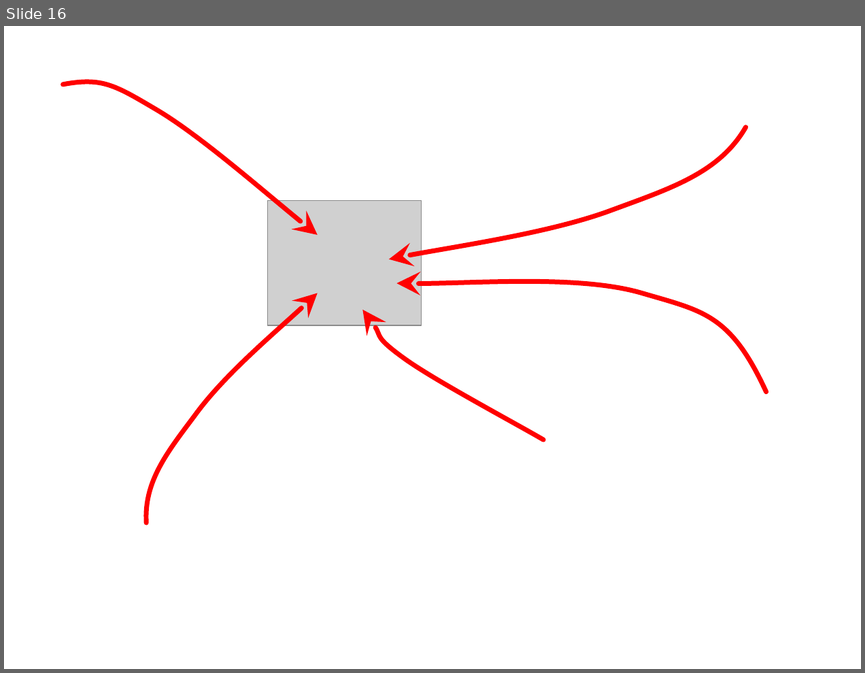
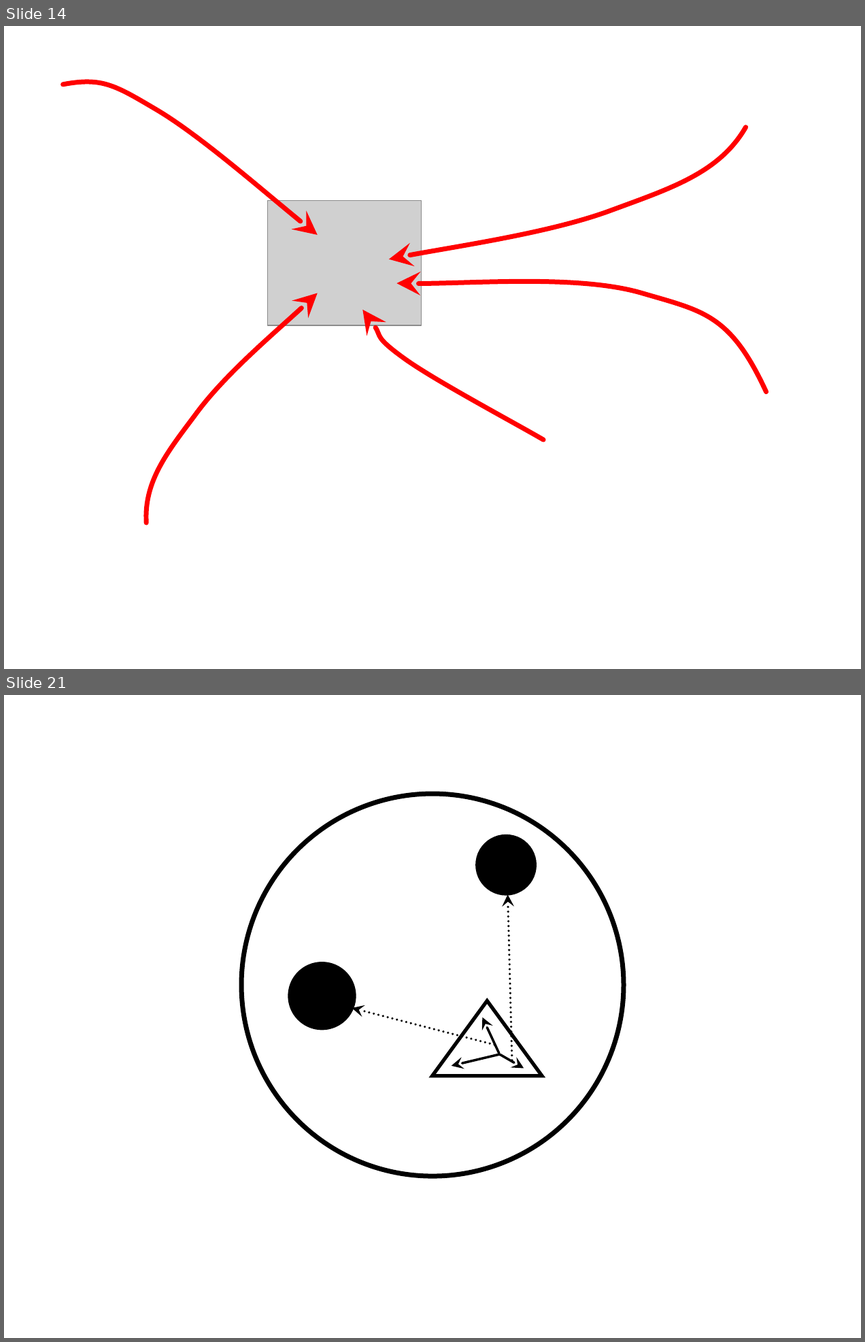
Before and after one commit to adapar-presentations/coloquio-3, a slide deck: powerpoint/tres-lemas.pptx. Shown one above the other, each under a label of ours: slide 16 before the commit, slides 14 and 21 after it; the slides between them are not shown. The pictures are 865x673 and 865x1342 pixels, drawn with LibreOffice and Linux fonts; fonts in the diff are those of the drawing; grey boxes stand for pictures. Boxes give left, top, right and bottom in pixels: in the first picture for what was removed or moved away, otherwise in the second. Text is boxed around its words. In the diff, an @@ line names an element or a change of style, - is before the commit and + after.

```diff
--- a/powerpoint/tres-lemas.pptx
+++ b/powerpoint/tres-lemas.pptx
@@ slide 21 added at bbox=[4, 695, 861, 1338], background #FFFFFF @@
@@ ellipse added at bbox=[241, 794, 623, 1176], fill #FFFFFF, outline #000000 4 pt @@
@@ ellipse added at bbox=[475, 834, 536, 896], fill #000000 @@
@@ arrow added from (512, 1060) to (508, 895), #000000 2 pt dashed @@
@@ ellipse added at bbox=[288, 962, 356, 1030], fill #000000 @@
@@ arrow added from (494, 1045) to (352, 1008), #000000 2 pt dashed @@
@@ group added at bbox=[432, 1001, 542, 1076]: 3 arrows, 1 triangle, 1 ellipse @@
@@ what was slide 16 is now slide 14 @@
```
Also in this commit, not shown: 4 slides changed, 10 other slides added, 11 slides removed.
